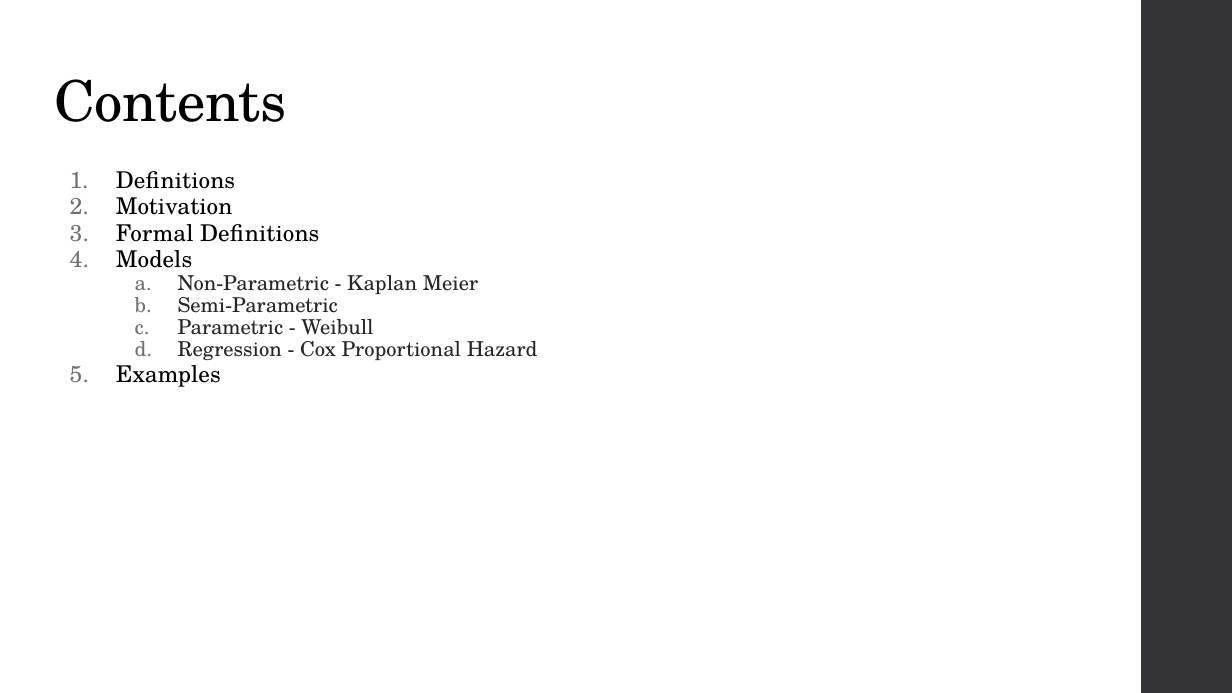
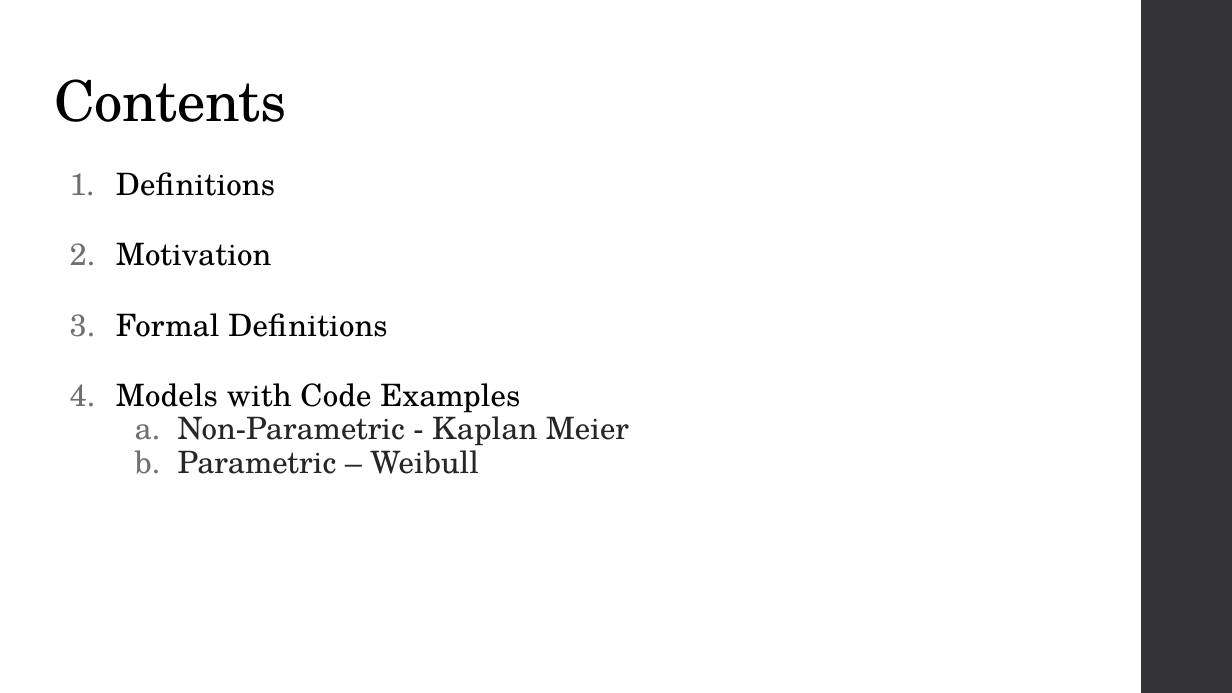
Before and after one commit to thisisashukla/survival-analysis, a slide deck: slide 2 of Survival Analytics.pptx. Drawn at 1232x693 pixels with LibreOffice and Linux fonts; fonts in the diff are those of the drawing. Boxes give left, top, right and bottom in pixels: in the first picture for what was removed or moved away, otherwise in the second. Text is boxed around its words. In the diff, an @@ line names an element or a change of style, - is before the commit and + after.

```diff
--- a/Survival Analytics.pptx
+++ b/Survival Analytics.pptx
@@ text at (116, 172, 629, 446): size 13.5 to 18 pt in "Definitions", "Motivation", "Formal Definitions"; size 12 to 18 pt in "Non-Parametric - Kaplan Meier" @@
@@ text at (116, 383, 520, 413): text changed; size 13.5 to 18 pt @@
-4. Models
+4. Models with Code Examples
@@ text at (178, 442, 479, 474): text changed; size 12 to 18 pt @@
-  b. Semi-Parametric
-  c. Parametric - Weibull
-  d. Regression - Cox Proportional Hazard
-5. Examples
+  b. Parametric – Weibull
```
Also in this commit, not shown: 3 other slides changed, 3 slides added, 4 other files.
